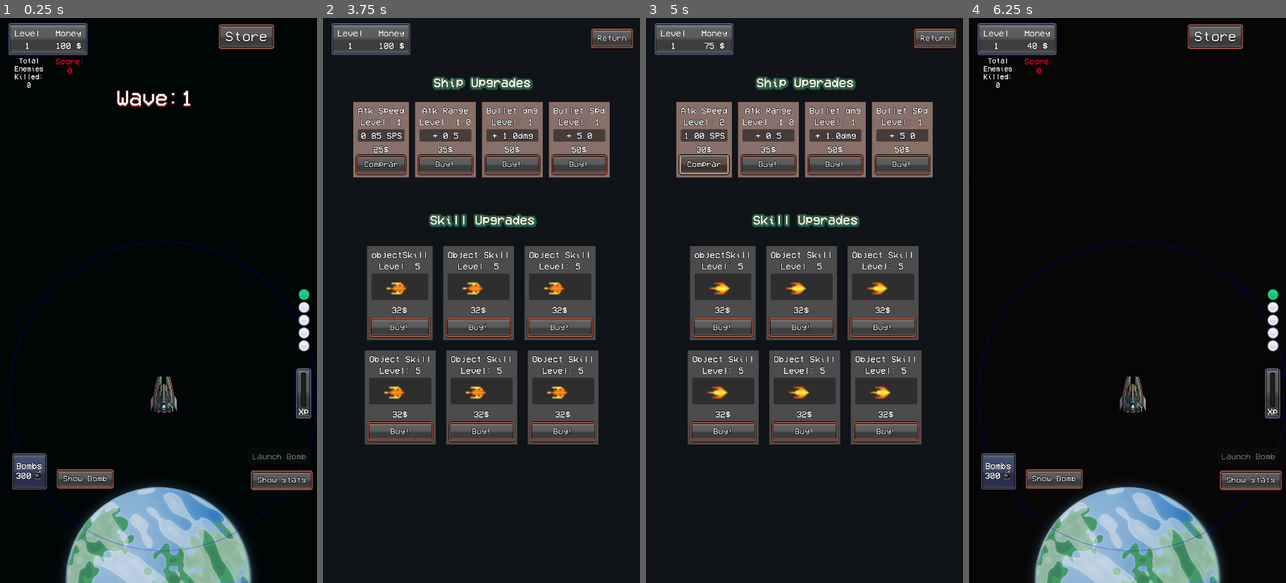
Above: before the commit, frames 1-4 (left to right).
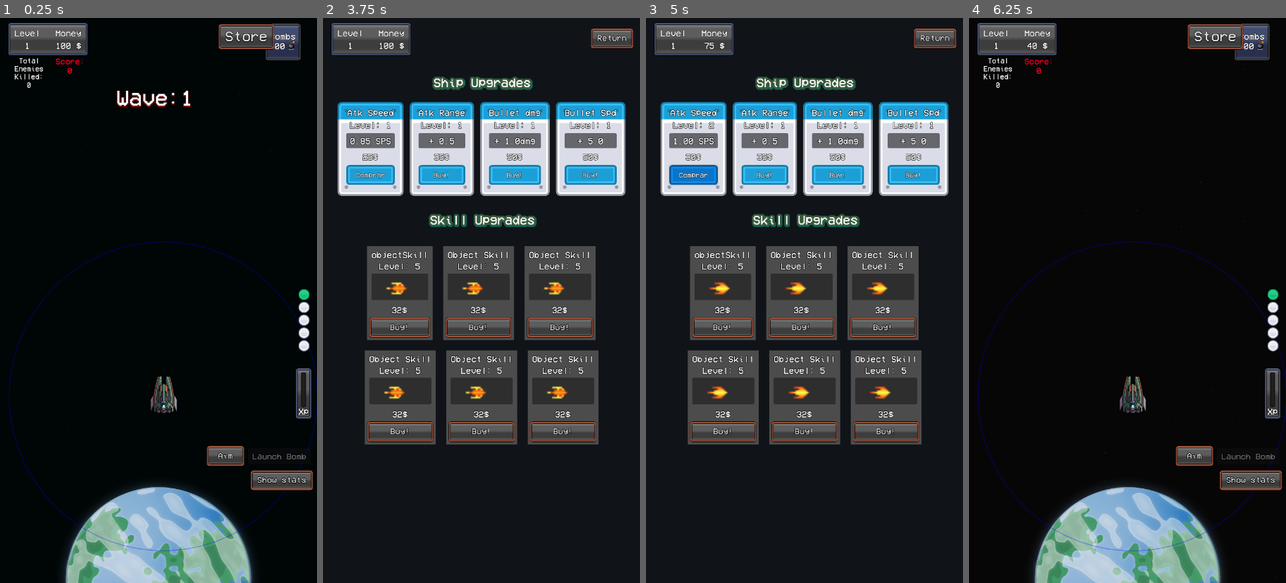
Above: after the commit, the same moments.

Repository: MauroCastro1705/mini_auto_battler
Game: Godot game, scene res://test/test-scene.tscn
Two runs of this game, one before a commit and one after it. Both use one fixed random seed, a clock stepped at 60 frames per second and the inputs below.
Inputs:
- Up to frame 1 (0.25 s): no input
- Up to frame 2 (3.75 s): click "Show stats" at 0.5 s; click "Hide stats" at 1.25 s; click "Show Bomb" (after the commit: "Aim") at 2 s; click "Cancel" at 2.75 s; click "Store" at 3.5 s
- Up to frame 3 (5 s): click "Comprar" at 4.25 s
- Up to frame 4 (6.25 s): click "Buy!" at 5 s; click "Return" at 5.75 s

The runs differ from the first frame. In frame 1, 2.3% of the frame differs, in the area x 3-95%, y 1-84%; in frame 2, 14%, in the area x 4-96%, y 14-32%; in frame 3, 14%; in frame 4, 2.3%.

Commit message:
buttons editions

Diff:
--- a/autoloads/Global.gd
+++ b/autoloads/Global.gd
@@ -21,7 +21,13 @@
 var level:int = 1
 var xp_to_next:int = 10
 var attack_speed := 1.5 # Cooldown in seconds (lower = faster)
+#persistent level stats
 var atk_speed_level:= 1
+var atk_range_level:= 1
+var bullet_dmg_level:= 1
+var bullet_speed_level:= 1
+
+
 var attack_cooldown:float = 0.7
 var atk_range:float = 350
 var mobs_killed:int = 0
--- a/proyectiles/bomb/bomb_1.tscn
+++ b/proyectiles/bomb/bomb_1.tscn
@@ -131,12 +131,13 @@
 [node name="CanvasLayer" type="CanvasLayer" parent="."]
 
 [node name="show_bomb" type="Button" parent="CanvasLayer"]
-offset_left = 133.0
-offset_top = 1026.0
-offset_right = 209.0
-offset_bottom = 1063.0
+offset_left = 474.0
+offset_top = 974.0
+offset_right = 550.0
+offset_bottom = 1011.0
 theme = ExtResource("3_ivrvo")
-text = "BOMB"
+text = "AIM
+"
 
 [node name="launch_boomb" type="Button" parent="CanvasLayer"]
 offset_left = 563.0
--- /dev/null
+++ b/resources/blue_button.tres
@@ -0,0 +1,14 @@
+[gd_resource type="StyleBoxTexture" load_steps=2 format=3 uid="uid://c7g5rc2ugjvde"]
+
+[ext_resource type="Texture2D" uid="uid://3rlfjte22ca5" path="res://assets/PNG/Blue/Double/bar_square_large_square.png" id="1_fryqe"]
+
+[resource]
+content_margin_left = 5.0
+content_margin_top = 5.0
+content_margin_right = 5.0
+content_margin_bottom = 5.0
+texture = ExtResource("1_fryqe")
+texture_margin_left = 10.0
+texture_margin_top = 10.0
+texture_margin_right = 10.0
+texture_margin_bottom = 10.0
--- a/resources/bomb_1.gd
+++ b/resources/bomb_1.gd
@@ -24,18 +24,24 @@
 	launch_boomb.disabled = true
 	update_bomb_ui()
 
+func _is_over_ui(pos: Vector2) -> bool:
+	return get_viewport().gui_pick(pos) != null
+
 func _input(event: InputEvent) -> void:
 	if event is InputEventScreenTouch:
 		var st := event as InputEventScreenTouch
+		if _is_over_ui(st.position):
+			return
 		if st.pressed:
 			_is_touching = true
 			_touch_pos = st.position
 		else:
 			_is_touching = false
 			velocity = Vector2.ZERO
-
 	elif event is InputEventScreenDrag:
 		var sd := event as InputEventScreenDrag
+		if _is_over_ui(sd.position):
+			return
 		_is_touching = true
 		_touch_pos = sd.position
 
@@ -57,7 +63,7 @@
 		launch_boomb.disabled = not is_aiming
 
 	# Botón de mostrar/ocultar retícula
-	show_bomb.text = "Cancel" if is_aiming else "Show Bomb"
+	show_bomb.text = "Cancel" if is_aiming else "Aim"
 
 func get_input() -> void:
 	if _is_touching:
--- /dev/null
+++ b/resources/button_modern_shop.tres
@@ -0,0 +1,24 @@
+[gd_resource type="Theme" load_steps=5 format=3 uid="uid://divwri80mossj"]
+
+[ext_resource type="Texture2D" uid="uid://3rlfjte22ca5" path="res://assets/PNG/Blue/Double/bar_square_large_square.png" id="1_fj4ej"]
+[ext_resource type="FontFile" uid="uid://crhm4u6p8tbx1" path="res://assets/fonts/VCR_OSD_MONO_1.001.ttf" id="1_w7iem"]
+[ext_resource type="StyleBox" uid="uid://c7g5rc2ugjvde" path="res://resources/blue_button.tres" id="2_7v5ay"]
+
+[sub_resource type="StyleBoxTexture" id="StyleBoxTexture_7v5ay"]
+content_margin_left = 5.0
+content_margin_top = 5.0
+content_margin_right = 5.0
+content_margin_bottom = 5.0
+texture = ExtResource("1_fj4ej")
+texture_margin_left = 10.0
+texture_margin_top = 10.0
+texture_margin_right = 10.0
+texture_margin_bottom = 10.0
+modulate_color = Color(0.336391, 0.7292, 0.944221, 1)
+
+[resource]
+Button/colors/font_outline_color = Color(0, 0, 0, 1)
+Button/constants/outline_size = 2
+Button/fonts/font = ExtResource("1_w7iem")
+Button/styles/hover = SubResource("StyleBoxTexture_7v5ay")
+Button/styles/normal = ExtResource("2_7v5ay")
--- a/resources/stat_tittle_black.tres
+++ b/resources/stat_tittle_black.tres
@@ -5,6 +5,6 @@
 [resource]
 font = ExtResource("1_tenfq")
 font_size = 24
-font_color = Color(0.788109, 0.330761, 0, 1)
+font_color = Color(0.12549, 0.745098, 0, 1)
 outline_size = 2
 outline_color = Color(0, 0, 0, 1)
--- a/test/test-scene.tscn
+++ b/test/test-scene.tscn
@@ -109,10 +109,10 @@
 visible = false
 
 [node name="Bombs" parent="CanvasLayer" instance=ExtResource("13_6p2hi")]
-offset_left = 21.0
-offset_top = 984.0
-offset_right = -9.76
-offset_bottom = 977.56
+offset_left = 597.0
+offset_top = 11.0
+offset_right = 566.24
+offset_bottom = 4.56001
 metadata/_edit_lock_ = true
 
 [node name="Upgrade-menu" parent="CanvasLayer" instance=ExtResource("9_jipin")]
--- a/ui/upgrade-menu/upgrade_buttons/atk range/stat_atk_range.gd
+++ b/ui/upgrade-menu/upgrade_buttons/atk range/stat_atk_range.gd
@@ -4,21 +4,22 @@
 @onready var stat_value: Label = %stat_value
 @onready var precio: Label = %precio
 @onready var stat_level_label: Label = %stat_level
+@onready var buy_button: Button = $MarginContainer/HBoxContainer/MarginContainer/VBoxContainer/Button
+
 var stat_comprado:float = 1.0
 var stat_cost:int = 35
 var base_sps := 1.0 # base shots per second
 var sps_growth := 0.5 # how much more per level
 var stat_level:float = 1
-
+const MAX_LEVEL := 50
 
 func _ready() -> void:
 	stat_title.text = "Atk Range"
 	stat_value.text = "+ " + str(sps_growth)
 	precio.text = str(stat_cost) + "$"
-	stat_level_label.text = "Level: " + str(stat_level)
+	stat_level_label.text = "Level: " + str(Global.atk_range_level)
 
-func _on_button_pressed() -> void:
-	check_funds()
+
 
 func check_funds():
 	if Global.player_money >= stat_cost:
@@ -39,3 +40,15 @@
 	stat_cost = round(stat_cost * stat_comprado)
 	precio.text = str(stat_cost) + "$"
 	stat_level_label.text = "Level: " + str(stat_level)
+
+
+func _on_button_pressed() -> void:
+	check_funds()
+	check_level()
+
+func check_level():
+	if Global.atk_range_level >= MAX_LEVEL:
+		precio.text = "MAX"
+		if is_instance_valid(buy_button):
+			buy_button.disabled = true
+			buy_button.text = "Max"
--- a/ui/upgrade-menu/upgrade_buttons/atk range/stat_atk_range.tscn
+++ b/ui/upgrade-menu/upgrade_buttons/atk range/stat_atk_range.tscn
@@ -1,10 +1,13 @@
-[gd_scene load_steps=4 format=3 uid="uid://dhr5wef4lh5ta"]
+[gd_scene load_steps=5 format=3 uid="uid://dlmxrv7dhtjfo"]
 
 [ext_resource type="Script" uid="uid://ce010vry5km12" path="res://ui/upgrade-menu/upgrade_buttons/atk range/stat_atk_range.gd" id="1_rrvip"]
-[ext_resource type="LabelSettings" uid="uid://cahn7yy0ri0b8" path="res://texto_logro.tres" id="2_158w3"]
-[ext_resource type="Theme" uid="uid://diel1g3cfv58k" path="res://resources/button_theme.tres" id="3_278r7"]
+[ext_resource type="Texture2D" uid="uid://c4ejevqoai3wj" path="res://assets/PNG/Blue/Double/button_square_header_small_square_screws.png" id="2_yxsgj"]
+[ext_resource type="LabelSettings" uid="uid://cahn7yy0ri0b8" path="res://texto_logro.tres" id="3_xsx5l"]
+[ext_resource type="Theme" uid="uid://divwri80mossj" path="res://resources/button_modern_shop.tres" id="4_krpb8"]
 
 [node name="stat_atk_range" type="BoxContainer"]
+offset_right = 162.0
+offset_bottom = 217.0
 script = ExtResource("1_rrvip")
 
 [node name="MarginContainer" type="MarginContainer" parent="."]
@@ -14,37 +17,40 @@
 theme_override_constants/margin_right = 2
 theme_override_constants/margin_bottom = 2
 
-[node name="ColorRect" type="ColorRect" parent="MarginContainer"]
-custom_minimum_size = Vector2(80, 80)
+[node name="NinePatchRect" type="NinePatchRect" parent="MarginContainer"]
 layout_mode = 2
-color = Color(0.533333, 0.435294, 0.407843, 1)
+texture = ExtResource("2_yxsgj")
+patch_margin_left = 25
+patch_margin_top = 25
+patch_margin_right = 25
+patch_margin_bottom = 25
 
 [node name="HBoxContainer" type="HBoxContainer" parent="MarginContainer"]
 layout_mode = 2
 
 [node name="MarginContainer" type="MarginContainer" parent="MarginContainer/HBoxContainer"]
 layout_mode = 2
-theme_override_constants/margin_left = 10
-theme_override_constants/margin_top = 10
-theme_override_constants/margin_right = 10
-theme_override_constants/margin_bottom = 10
+theme_override_constants/margin_left = 20
+theme_override_constants/margin_top = 15
+theme_override_constants/margin_right = 20
+theme_override_constants/margin_bottom = 25
 
 [node name="VBoxContainer" type="VBoxContainer" parent="MarginContainer/HBoxContainer/MarginContainer"]
 layout_mode = 2
-theme_override_constants/separation = 8
+theme_override_constants/separation = 10
 
 [node name="stat_title" type="Label" parent="MarginContainer/HBoxContainer/MarginContainer/VBoxContainer"]
 unique_name_in_owner = true
 layout_mode = 2
 text = "stat title"
-label_settings = ExtResource("2_158w3")
+label_settings = ExtResource("3_xsx5l")
 horizontal_alignment = 1
 
 [node name="stat_level" type="Label" parent="MarginContainer/HBoxContainer/MarginContainer/VBoxContainer"]
 unique_name_in_owner = true
 layout_mode = 2
 text = "stat level"
-label_settings = ExtResource("2_158w3")
+label_settings = ExtResource("3_xsx5l")
 horizontal_alignment = 1
 
 [node name="PanelContainer" type="PanelContainer" parent="MarginContainer/HBoxContainer/MarginContainer/VBoxContainer"]
@@ -52,28 +58,29 @@
 
 [node name="MarginContainer" type="MarginContainer" parent="MarginContainer/HBoxContainer/MarginContainer/VBoxContainer/PanelContainer"]
 layout_mode = 2
-theme_override_constants/margin_left = 2
-theme_override_constants/margin_top = 5
-theme_override_constants/margin_right = 0
-theme_override_constants/margin_bottom = 5
+theme_override_constants/margin_left = 8
+theme_override_constants/margin_top = 8
+theme_override_constants/margin_right = 8
+theme_override_constants/margin_bottom = 8
 
 [node name="stat_value" type="Label" parent="MarginContainer/HBoxContainer/MarginContainer/VBoxContainer/PanelContainer/MarginContainer"]
 unique_name_in_owner = true
 layout_mode = 2
 text = "+2"
-label_settings = ExtResource("2_158w3")
+label_settings = ExtResource("3_xsx5l")
 horizontal_alignment = 1
 
 [node name="precio" type="Label" parent="MarginContainer/HBoxContainer/MarginContainer/VBoxContainer"]
 unique_name_in_owner = true
 layout_mode = 2
 text = "100$"
-label_settings = ExtResource("2_158w3")
+label_settings = ExtResource("3_xsx5l")
 horizontal_alignment = 1
 
 [node name="Button" type="Button" parent="MarginContainer/HBoxContainer/MarginContainer/VBoxContainer"]
+custom_minimum_size = Vector2(100, 45)
 layout_mode = 2
-theme = ExtResource("3_278r7")
+theme = ExtResource("4_krpb8")
 text = "Buy!"
 
 [connection signal="pressed" from="MarginContainer/HBoxContainer/MarginContainer/VBoxContainer/Button" to="." method="_on_button_pressed"]
--- a/ui/upgrade-menu/upgrade_buttons/atk speed/stat_atk_spd.tscn
+++ b/ui/upgrade-menu/upgrade_buttons/atk speed/stat_atk_spd.tscn
@@ -1,8 +1,9 @@
-[gd_scene load_steps=4 format=3 uid="uid://dmcrepwr5o15v"]
+[gd_scene load_steps=5 format=3 uid="uid://dmcrepwr5o15v"]
 
 [ext_resource type="LabelSettings" uid="uid://cahn7yy0ri0b8" path="res://texto_logro.tres" id="1_5b6le"]
 [ext_resource type="Script" uid="uid://d08kieg6no1p0" path="res://ui/upgrade-menu/upgrade_buttons/atk speed/stat_atk_spd.gd" id="1_t5ktq"]
-[ext_resource type="Theme" uid="uid://diel1g3cfv58k" path="res://resources/button_theme.tres" id="2_t5ktq"]
+[ext_resource type="Texture2D" uid="uid://c4ejevqoai3wj" path="res://assets/PNG/Blue/Double/button_square_header_small_square_screws.png" id="2_ju0w7"]
+[ext_resource type="Theme" uid="uid://divwri80mossj" path="res://resources/button_modern_shop.tres" id="4_ju0w7"]
 
 [node name="stat_atk_spd" type="BoxContainer"]
 script = ExtResource("1_t5ktq")
@@ -14,24 +15,27 @@
 theme_override_constants/margin_right = 2
 theme_override_constants/margin_bottom = 2
 
-[node name="ColorRect" type="ColorRect" parent="MarginContainer"]
-custom_minimum_size = Vector2(80, 80)
+[node name="NinePatchRect" type="NinePatchRect" parent="MarginContainer"]
 layout_mode = 2
-color = Color(0.533333, 0.435294, 0.407843, 1)
+texture = ExtResource("2_ju0w7")
+patch_margin_left = 25
+patch_margin_top = 25
+patch_margin_right = 25
+patch_margin_bottom = 25
 
 [node name="HBoxContainer" type="HBoxContainer" parent="MarginContainer"]
 layout_mode = 2
 
 [node name="MarginContainer" type="MarginContainer" parent="MarginContainer/HBoxContainer"]
 layout_mode = 2
-theme_override_constants/margin_left = 10
-theme_override_constants/margin_top = 10
-theme_override_constants/margin_right = 10
-theme_override_constants/margin_bottom = 10
+theme_override_constants/margin_left = 20
+theme_override_constants/margin_top = 15
+theme_override_constants/margin_right = 20
+theme_override_constants/margin_bottom = 25
 
 [node name="VBoxContainer" type="VBoxContainer" parent="MarginContainer/HBoxContainer/MarginContainer"]
 layout_mode = 2
-theme_override_constants/separation = 8
+theme_override_constants/separation = 10
 
 [node name="stat_title" type="Label" parent="MarginContainer/HBoxContainer/MarginContainer/VBoxContainer"]
 unique_name_in_owner = true
@@ -52,10 +56,10 @@
 
 [node name="MarginContainer" type="MarginContainer" parent="MarginContainer/HBoxContainer/MarginContainer/VBoxContainer/PanelContainer"]
 layout_mode = 2
-theme_override_constants/margin_left = 2
-theme_override_constants/margin_top = 5
-theme_override_constants/margin_right = 0
-theme_override_constants/margin_bottom = 5
+theme_override_constants/margin_left = 8
+theme_override_constants/margin_top = 8
+theme_override_constants/margin_right = 8
+theme_override_constants/margin_bottom = 8
 
 [node name="stat_value" type="Label" parent="MarginContainer/HBoxContainer/MarginContainer/VBoxContainer/PanelContainer/MarginContainer"]
 unique_name_in_owner = true
@@ -72,8 +76,9 @@
 horizontal_alignment = 1
 
 [node name="Button" type="Button" parent="MarginContainer/HBoxContainer/MarginContainer/VBoxContainer"]
+custom_minimum_size = Vector2(100, 45)
 layout_mode = 2
-theme = ExtResource("2_t5ktq")
+theme = ExtResource("4_ju0w7")
 text = "Buy!"
 
 [connection signal="pressed" from="MarginContainer/HBoxContainer/MarginContainer/VBoxContainer/Button" to="." method="_on_button_pressed"]
--- a/ui/upgrade-menu/upgrade_buttons/bullet dmg/stat_bullet_dmg.gd
+++ b/ui/upgrade-menu/upgrade_buttons/bullet dmg/stat_bullet_dmg.gd
@@ -3,6 +3,9 @@
 @onready var stat_value: Label = %stat_value
 @onready var precio: Label = %precio
 @onready var stat_level_label: Label = %stat_level
+@onready var buy_button: Button = $MarginContainer/HBoxContainer/MarginContainer/VBoxContainer/Button
+
+const MAX_LEVEL := 50             # opcional: cap duro de niveles
 var stat_comprado:float = 1.0
 var stat_cost:int = 50
 
@@ -14,9 +17,10 @@
 	stat_title.text = "Bullet dmg"
 	stat_value.text = "+ " + str(sps_growth) + "dmg"
 	precio.text = str(stat_cost) + "$"
-	stat_level_label.text = "Level: " + str(stat_level)
+	stat_level_label.text = "Level: " + str(Global.bullet_dmg_level)
 
 func _on_button_pressed() -> void:
+	check_level()
 	check_funds()
 
 func check_funds():
@@ -26,15 +30,23 @@
 		print("no hay plata, fondos =  ", Global.player_money)
 
 func upgrade_stat():
-	Global.bullet_dmg = Global.bullet_dmg + sps_growth #log(1 + stat_level) * sps_growth
+	Global.bullet_dmg = Global.bullet_dmg + sps_growth
 	Global.player_money -= stat_cost
 	stat_comprado += 0.02
-	stat_level += 1
+	Global.bullet_dmg_level += 1
 	update_price()
 	Global.emit_signal("stats_updated")
+	stat_level_label.text = "Level: " + str(Global.bullet_dmg_level)
 	print("nuevo valor de attack_dmg: ", Global.bullet_dmg)
 
 func update_price():
 	stat_cost = round(stat_cost * stat_comprado)
 	precio.text = str(stat_cost) + "$"
 	stat_level_label.text = "Level: " + str(stat_level)
+
+func check_level():
+	if Global.bullet_dmg_level >= MAX_LEVEL:
+		precio.text = "MAX"
+		if is_instance_valid(buy_button):
+			buy_button.disabled = true
+			buy_button.text = "Max"
--- a/ui/upgrade-menu/upgrade_buttons/bullet dmg/stat_bullet_dmg.tscn
+++ b/ui/upgrade-menu/upgrade_buttons/bullet dmg/stat_bullet_dmg.tscn
@@ -1,10 +1,11 @@
-[gd_scene load_steps=4 format=3 uid="uid://bn14gpsyn3rs7"]
+[gd_scene load_steps=5 format=3 uid="uid://hrlv5v1cc6qe"]
 
 [ext_resource type="Script" uid="uid://b8xtueoeyfbwi" path="res://ui/upgrade-menu/upgrade_buttons/bullet dmg/stat_bullet_dmg.gd" id="1_n55q8"]
-[ext_resource type="LabelSettings" uid="uid://cahn7yy0ri0b8" path="res://texto_logro.tres" id="2_72082"]
-[ext_resource type="Theme" uid="uid://diel1g3cfv58k" path="res://resources/button_theme.tres" id="3_w4066"]
+[ext_resource type="Texture2D" uid="uid://c4ejevqoai3wj" path="res://assets/PNG/Blue/Double/button_square_header_small_square_screws.png" id="2_atpid"]
+[ext_resource type="LabelSettings" uid="uid://cahn7yy0ri0b8" path="res://texto_logro.tres" id="3_y4n35"]
+[ext_resource type="Theme" uid="uid://divwri80mossj" path="res://resources/button_modern_shop.tres" id="4_t6u8s"]
 
-[node name="stat_bullet_dmg" type="BoxContainer"]
+[node name="stat_atk_spd" type="BoxContainer"]
 script = ExtResource("1_n55q8")
 
 [node name="MarginContainer" type="MarginContainer" parent="."]
@@ -14,37 +15,40 @@
 theme_override_constants/margin_right = 2
 theme_override_constants/margin_bottom = 2
 
-[node name="ColorRect" type="ColorRect" parent="MarginContainer"]
-custom_minimum_size = Vector2(80, 80)
+[node name="NinePatchRect" type="NinePatchRect" parent="MarginContainer"]
 layout_mode = 2
-color = Color(0.533333, 0.435294, 0.407843, 1)
+texture = ExtResource("2_atpid")
+patch_margin_left = 25
+patch_margin_top = 25
+patch_margin_right = 25
+patch_margin_bottom = 25
 
 [node name="HBoxContainer" type="HBoxContainer" parent="MarginContainer"]
 layout_mode = 2
 
 [node name="MarginContainer" type="MarginContainer" parent="MarginContainer/HBoxContainer"]
 layout_mode = 2
-theme_override_constants/margin_left = 10
-theme_override_constants/margin_top = 10
-theme_override_constants/margin_right = 10
-theme_override_constants/margin_bottom = 10
+theme_override_constants/margin_left = 20
+theme_override_constants/margin_top = 15
+theme_override_constants/margin_right = 20
+theme_override_constants/margin_bottom = 25
 
 [node name="VBoxContainer" type="VBoxContainer" parent="MarginContainer/HBoxContainer/MarginContainer"]
 layout_mode = 2
-theme_override_constants/separation = 8
+theme_override_constants/separation = 10
 
 [node name="stat_title" type="Label" parent="MarginContainer/HBoxContainer/MarginContainer/VBoxContainer"]
 unique_name_in_owner = true
 layout_mode = 2
 text = "stat title"
-label_settings = ExtResource("2_72082")
+label_settings = ExtResource("3_y4n35")
 horizontal_alignment = 1
 
 [node name="stat_level" type="Label" parent="MarginContainer/HBoxContainer/MarginContainer/VBoxContainer"]
 unique_name_in_owner = true
 layout_mode = 2
 text = "stat level"
-label_settings = ExtResource("2_72082")
+label_settings = ExtResource("3_y4n35")
 horizontal_alignment = 1
 
 [node name="PanelContainer" type="PanelContainer" parent="MarginContainer/HBoxContainer/MarginContainer/VBoxContainer"]
@@ -52,28 +56,29 @@
 
 [node name="MarginContainer" type="MarginContainer" parent="MarginContainer/HBoxContainer/MarginContainer/VBoxContainer/PanelContainer"]
 layout_mode = 2
-theme_override_constants/margin_left = 2
-theme_override_constants/margin_top = 5
-theme_override_constants/margin_right = 0
-theme_override_constants/margin_bottom = 5
+theme_override_constants/margin_left = 8
+theme_override_constants/margin_top = 8
+theme_override_constants/margin_right = 8
+theme_override_constants/margin_bottom = 8
 
 [node name="stat_value" type="Label" parent="MarginContainer/HBoxContainer/MarginContainer/VBoxContainer/PanelContainer/MarginContainer"]
 unique_name_in_owner = true
 layout_mode = 2
 text = "+2"
-label_settings = ExtResource("2_72082")
+label_settings = ExtResource("3_y4n35")
 horizontal_alignment = 1
 
 [node name="precio" type="Label" parent="MarginContainer/HBoxContainer/MarginContainer/VBoxContainer"]
 unique_name_in_owner = true
 layout_mode = 2
 text = "100$"
-label_settings = ExtResource("2_72082")
+label_settings = ExtResource("3_y4n35")
 horizontal_alignment = 1
 
 [node name="Button" type="Button" parent="MarginContainer/HBoxContainer/MarginContainer/VBoxContainer"]
+custom_minimum_size = Vector2(100, 45)
 layout_mode = 2
-theme = ExtResource("3_w4066")
+theme = ExtResource("4_t6u8s")
 text = "Buy!"
 
 [connection signal="pressed" from="MarginContainer/HBoxContainer/MarginContainer/VBoxContainer/Button" to="." method="_on_button_pressed"]
--- a/ui/upgrade-menu/upgrade_buttons/bullet speed/stat_bullet_spd.gd
+++ b/ui/upgrade-menu/upgrade_buttons/bullet speed/stat_bullet_spd.gd
@@ -5,6 +5,7 @@
 @onready var stat_level_label: Label = %stat_level
 var stat_comprado:float = 1.0
 var stat_cost:int = 50
+@onready var button: Button = $MarginContainer/HBoxContainer/MarginContainer/VBoxContainer/Button
 
 var sps_growth := 5.0 # how much more per level
 var stat_level:int = 1
--- a/ui/upgrade-menu/upgrade_buttons/bullet speed/stat_bullet_spd.tscn
+++ b/ui/upgrade-menu/upgrade_buttons/bullet speed/stat_bullet_spd.tscn
@@ -1,10 +1,11 @@
-[gd_scene load_steps=4 format=3 uid="uid://cpkwi4ha6r1b6"]
+[gd_scene load_steps=5 format=3 uid="uid://bmkqhqfuge65l"]
 
 [ext_resource type="Script" uid="uid://cst4m6j302knw" path="res://ui/upgrade-menu/upgrade_buttons/bullet speed/stat_bullet_spd.gd" id="1_oh3y1"]
-[ext_resource type="LabelSettings" uid="uid://cahn7yy0ri0b8" path="res://texto_logro.tres" id="2_smbp0"]
-[ext_resource type="Theme" uid="uid://diel1g3cfv58k" path="res://resources/button_theme.tres" id="3_74sa7"]
+[ext_resource type="Texture2D" uid="uid://c4ejevqoai3wj" path="res://assets/PNG/Blue/Double/button_square_header_small_square_screws.png" id="2_j36de"]
+[ext_resource type="LabelSettings" uid="uid://cahn7yy0ri0b8" path="res://texto_logro.tres" id="3_lsblt"]
+[ext_resource type="Theme" uid="uid://divwri80mossj" path="res://resources/button_modern_shop.tres" id="4_i62wm"]
 
-[node name="stat_bullet_speed" type="BoxContainer"]
+[node name="stat_atk_spd" type="BoxContainer"]
 script = ExtResource("1_oh3y1")
 
 [node name="MarginContainer" type="MarginContainer" parent="."]
@@ -14,37 +15,40 @@
 theme_override_constants/margin_right = 2
 theme_override_constants/margin_bottom = 2
 
-[node name="ColorRect" type="ColorRect" parent="MarginContainer"]
-custom_minimum_size = Vector2(80, 80)
+[node name="NinePatchRect" type="NinePatchRect" parent="MarginContainer"]
 layout_mode = 2
-color = Color(0.533333, 0.435294, 0.407843, 1)
+texture = ExtResource("2_j36de")
+patch_margin_left = 25
+patch_margin_top = 25
+patch_margin_right = 25
+patch_margin_bottom = 25
 
 [node name="HBoxContainer" type="HBoxContainer" parent="MarginContainer"]
 layout_mode = 2
 
 [node name="MarginContainer" type="MarginContainer" parent="MarginContainer/HBoxContainer"]
 layout_mode = 2
-theme_override_constants/margin_left = 10
-theme_override_constants/margin_top = 10
-theme_override_constants/margin_right = 10
-theme_override_constants/margin_bottom = 10
+theme_override_constants/margin_left = 20
+theme_override_constants/margin_top = 15
+theme_override_constants/margin_right = 20
+theme_override_constants/margin_bottom = 25
 
 [node name="VBoxContainer" type="VBoxContainer" parent="MarginContainer/HBoxContainer/MarginContainer"]
 layout_mode = 2
-theme_override_constants/separation = 8
+theme_override_constants/separation = 10
 
 [node name="stat_title" type="Label" parent="MarginContainer/HBoxContainer/MarginContainer/VBoxContainer"]
 unique_name_in_owner = true
 layout_mode = 2
 text = "stat title"
-label_settings = ExtResource("2_smbp0")
+label_settings = ExtResource("3_lsblt")
 horizontal_alignment = 1
 
 [node name="stat_level" type="Label" parent="MarginContainer/HBoxContainer/MarginContainer/VBoxContainer"]
 unique_name_in_owner = true
 layout_mode = 2
 text = "stat level"
-label_settings = ExtResource("2_smbp0")
+label_settings = ExtResource("3_lsblt")
 horizontal_alignment = 1
 
 [node name="PanelContainer" type="PanelContainer" parent="MarginContainer/HBoxContainer/MarginContainer/VBoxContainer"]
@@ -52,28 +56,29 @@
 
 [node name="MarginContainer" type="MarginContainer" parent="MarginContainer/HBoxContainer/MarginContainer/VBoxContainer/PanelContainer"]
 layout_mode = 2
-theme_override_constants/margin_left = 2
-theme_override_constants/margin_top = 5
-theme_override_constants/margin_right = 0
-theme_override_constants/margin_bottom = 5
+theme_override_constants/margin_left = 8
+theme_override_constants/margin_top = 8
+theme_override_constants/margin_right = 8
+theme_override_constants/margin_bottom = 8
 
 [node name="stat_value" type="Label" parent="MarginContainer/HBoxContainer/MarginContainer/VBoxContainer/PanelContainer/MarginContainer"]
 unique_name_in_owner = true
 layout_mode = 2
 text = "+2"
-label_settings = ExtResource("2_smbp0")
+label_settings = ExtResource("3_lsblt")
 horizontal_alignment = 1
 
 [node name="precio" type="Label" parent="MarginContainer/HBoxContainer/MarginContainer/VBoxContainer"]
 unique_name_in_owner = true
 layout_mode = 2
 text = "100$"
-label_settings = ExtResource("2_smbp0")
+label_settings = ExtResource("3_lsblt")
 horizontal_alignment = 1
 
 [node name="Button" type="Button" parent="MarginContainer/HBoxContainer/MarginContainer/VBoxContainer"]
+custom_minimum_size = Vector2(100, 45)
 layout_mode = 2
-theme = ExtResource("3_74sa7")
+theme = ExtResource("4_i62wm")
 text = "Buy!"
 
 [connection signal="pressed" from="MarginContainer/HBoxContainer/MarginContainer/VBoxContainer/Button" to="." method="_on_button_pressed"]
Not shown: 1 places in ui/upgrade-menu/upgrade-menu.tscn that only renumber resources
